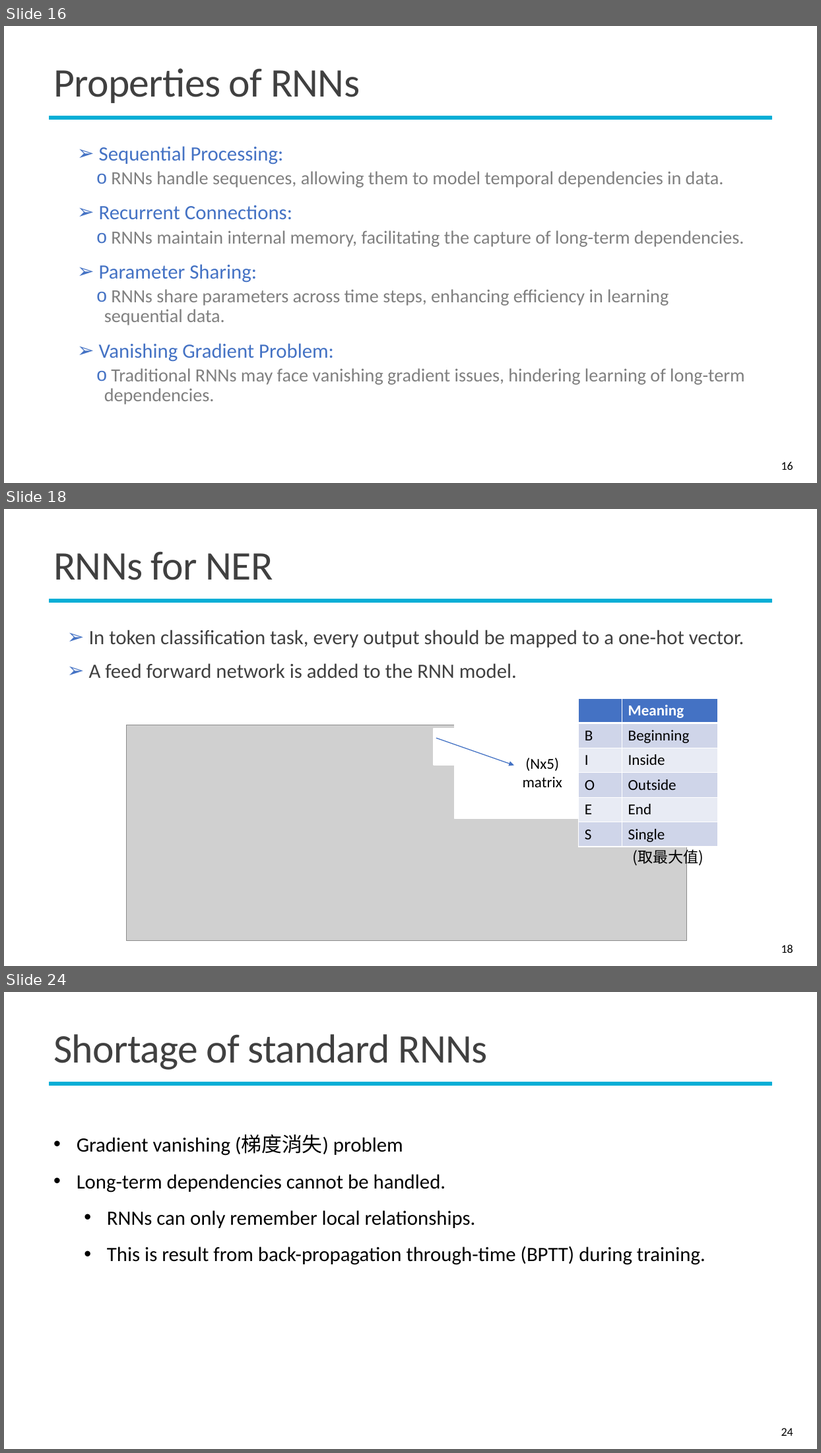
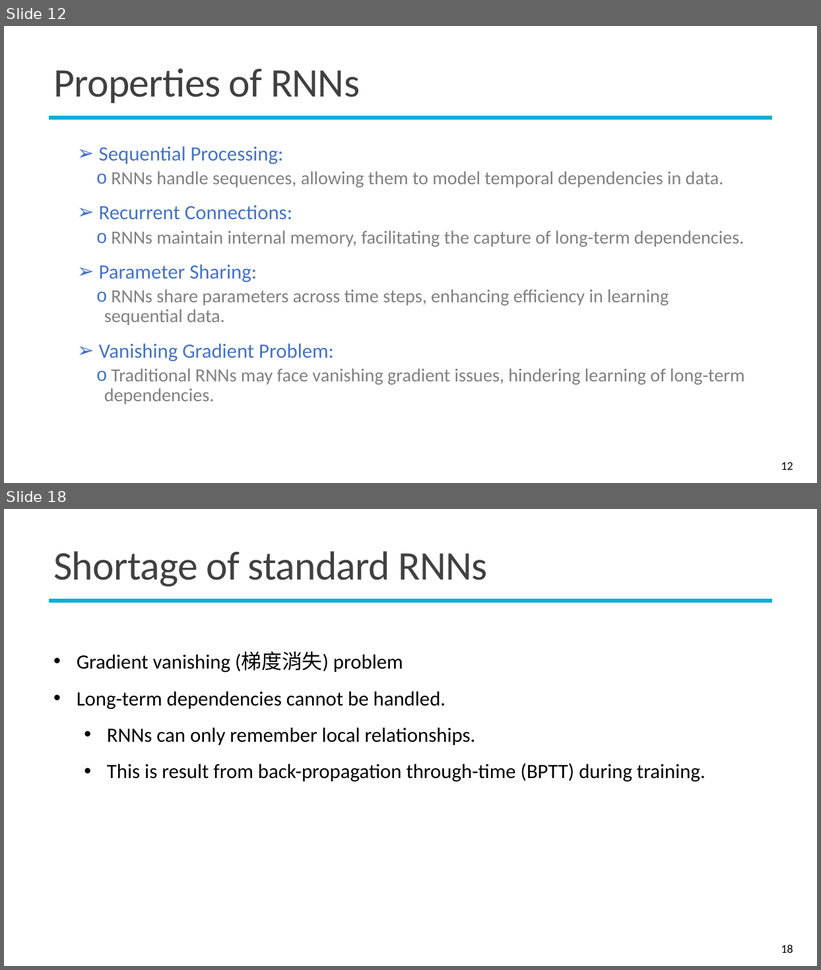
Before and after one commit to mcps5601/CGUDL_2025_Spring, a slide deck: slides/RNN_0331.pptx. Shown one above the other, each under a label of ours: slides 16, 18 and 24 before the commit, slides 12 and 18 after it; the slides between them are not shown. The pictures are 821x1453 and 821x970 pixels, drawn with LibreOffice and Linux fonts; fonts in the diff are those of the drawing; grey boxes stand for pictures; background and template pictures are left out. Boxes give left, top, right and bottom in pixels: in the first picture for what was removed or moved away, otherwise in the second. Text is boxed around its words. In the diff, an @@ line names an element or a change of style, - is before the commit and + after.

```diff
--- a/slides/RNN_0331.pptx
+++ b/slides/RNN_0331.pptx
@@ slide 18 removed at (x1=4, y1=509, x2=817, y2=966), background #FFFFFF; not listed: 1 template element that a slide beside it also shows @@
@@ title removed at (x1=54, y1=552, x2=273, y2=580) @@
-RNNs for NER
@@ text removed at (x1=89, y1=630, x2=745, y2=679) @@
-➢ In token classification task, every output should be mapped to a one-hot vector.
-➢ A feed forward network is added to the RNN model.
@@ table removed at (x1=579, y1=698, x2=717, y2=845), 6 rows, 2 columns @@
- | Meaning
-B | Beginning
-I | Inside
-O | Outside
-E | End
-S | Single
@@ picture removed at (x1=127, y1=725, x2=687, y2=941) @@
@@ rectangle removed at (x1=455, y1=725, x2=703, y2=819) @@
@@ rectangle removed at (x1=434, y1=729, x2=475, y2=765) @@
@@ arrow removed from (436, 739) to (514, 765) @@
@@ text removed at (x1=523, y1=758, x2=562, y2=788) @@
-(Nx5) matrix
@@ text removed at (x1=633, y1=848, x2=704, y2=867) @@
-(取最大值)
@@ page number removed at (x1=781, y1=945, x2=793, y2=953) @@
-18
@@ what was slide 16 is now slide 12 @@
@@ page number at (x1=781, y1=462, x2=793, y2=470): text changed @@
-16
+12
@@ what was slide 24 is now slide 18 @@
@@ page number at (x1=781, y1=945, x2=793, y2=953): text changed @@
-24
+18
```
Also in this commit, not shown: 7 slides changed, 1 slide added, 5 other slides removed.
